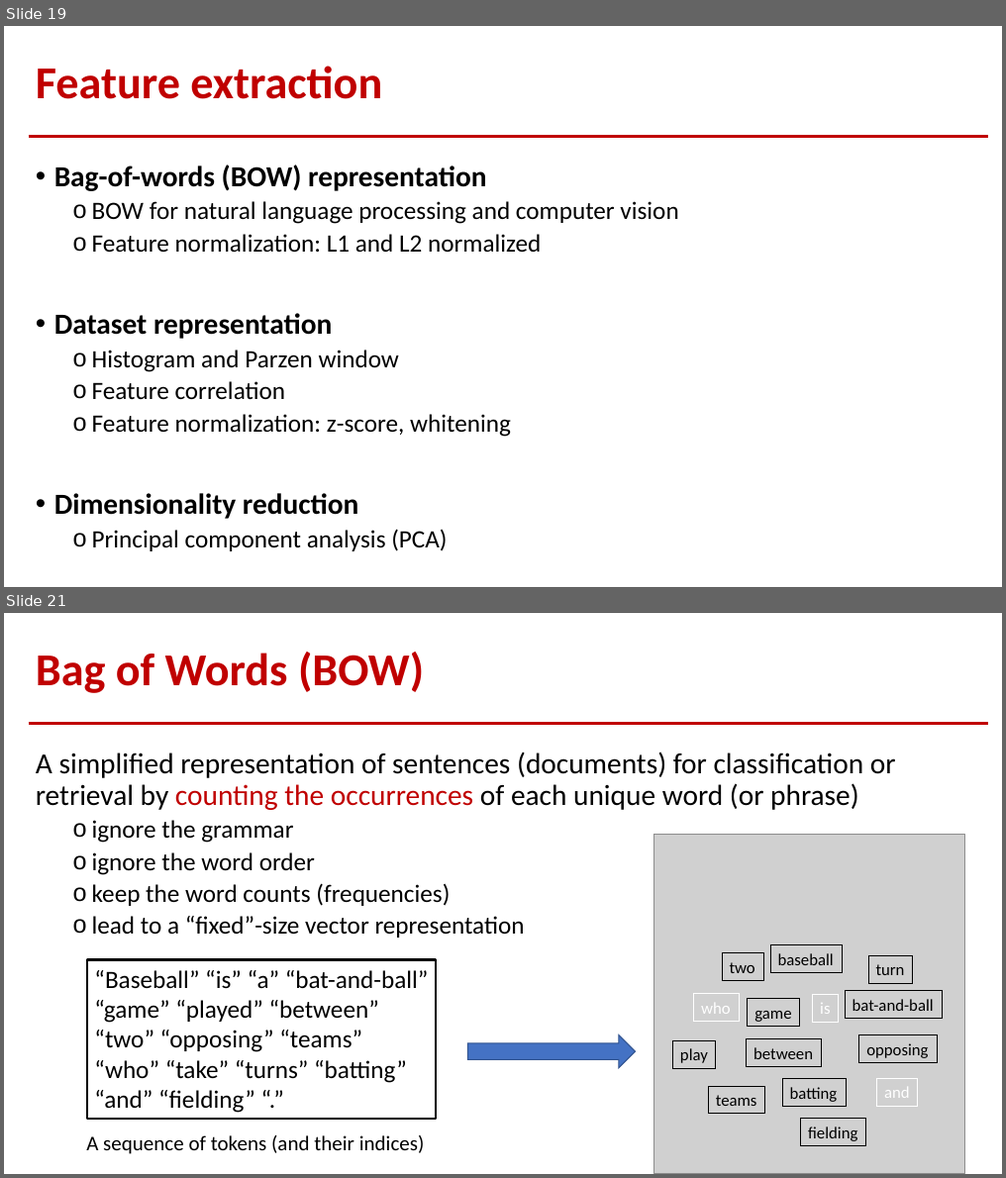
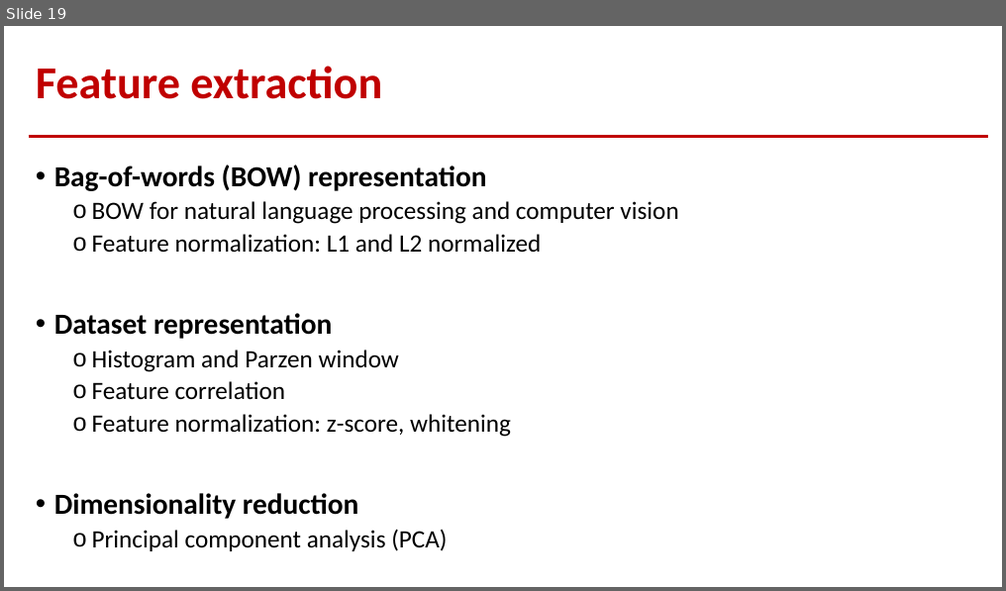
Before and after one commit to jeniyat/CSE-5521-SP21, a slide deck: Lectures/ppts/11.Data_to_Features.pptx. Shown one above the other, each under a label of ours: slides 19 and 21 before the commit, slide 19 after it; the slides between them are not shown. The pictures are 1006x1178 and 1006x591 pixels, drawn with LibreOffice and Linux fonts; fonts in the diff are those of the drawing; grey boxes stand for pictures. Boxes give left, top, right and bottom in pixels: in the first picture for what was removed or moved away, otherwise in the second. Text is boxed around its words. In the diff, an @@ line names an element or a change of style, - is before the commit and + after.

```diff
--- a/Lectures/ppts/11.Data_to_Features.pptx
+++ b/Lectures/ppts/11.Data_to_Features.pptx
@@ slide 21 removed at bbox=[4, 613, 1002, 1174], background #FFFFFF; not listed: 1 template element that a slide beside it also shows @@
@@ title removed at bbox=[36, 652, 424, 693] @@
-Bag of Words (BOW)
@@ text removed at bbox=[36, 752, 896, 938] @@
-A simplified representation of sentences (documents) for classification or retrieval by counting the occurrences of each unique word (or phrase)
-  o ignore the grammar
-  o ignore the word order
-  o keep the word counts (frequencies)
-  o lead to a “fixed”-size vector representation
@@ rectangle removed at bbox=[87, 960, 436, 1119] @@
-“Baseball” “is” “a” “bat-and-ball” “game” “played” “between” “two” “opposing” “teams” “who” “take” “turns” “batting” “and” “fielding” “.”
@@ right arrow removed at bbox=[468, 1035, 636, 1068] @@
@@ text removed at bbox=[86, 1136, 425, 1155] @@
-A sequence of tokens (and their indices)
@@ group removed at bbox=[653, 835, 964, 1173]: 14 rectangles, 1 picture @@
-baseball
-is
-bat-and-ball
-game
-play
-between
-two
-opposing
-teams
-turn
-who
-batting
-and
-fielding
```
Also in this commit, not shown: 14 other slides removed, 6 other files.
